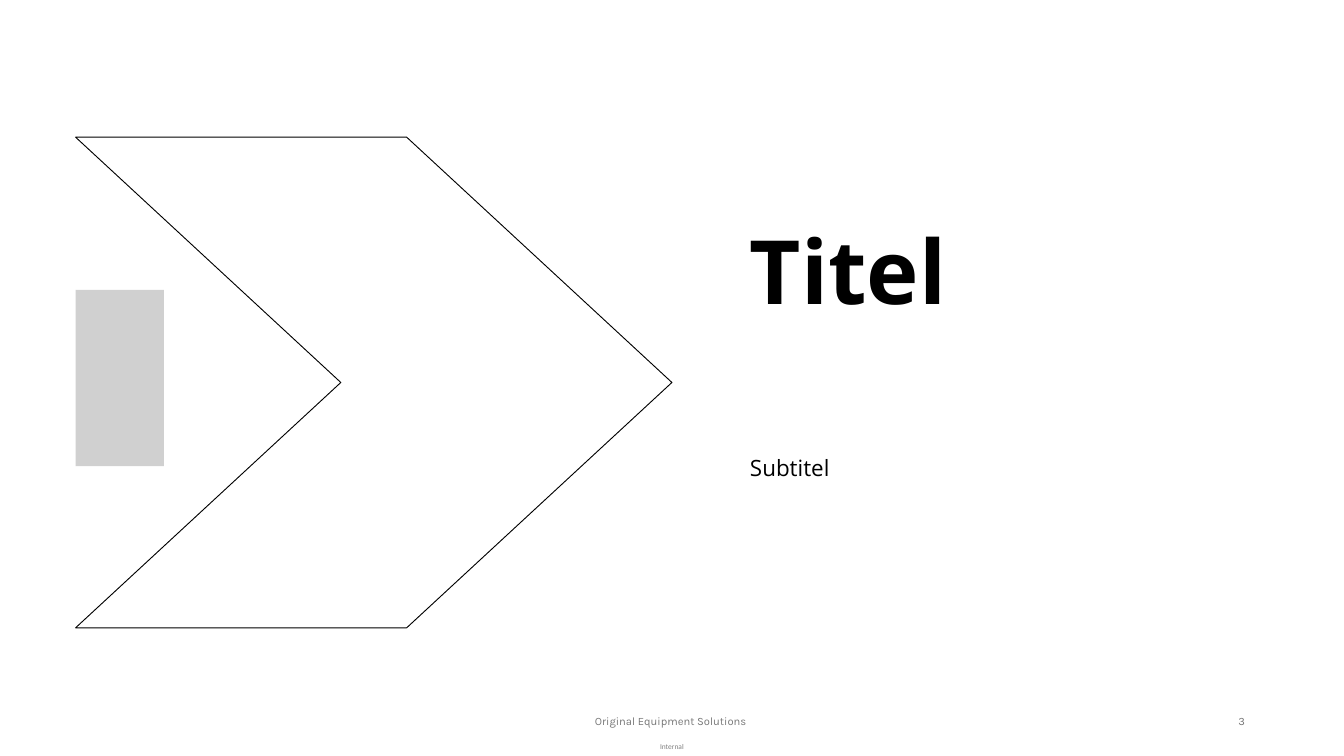
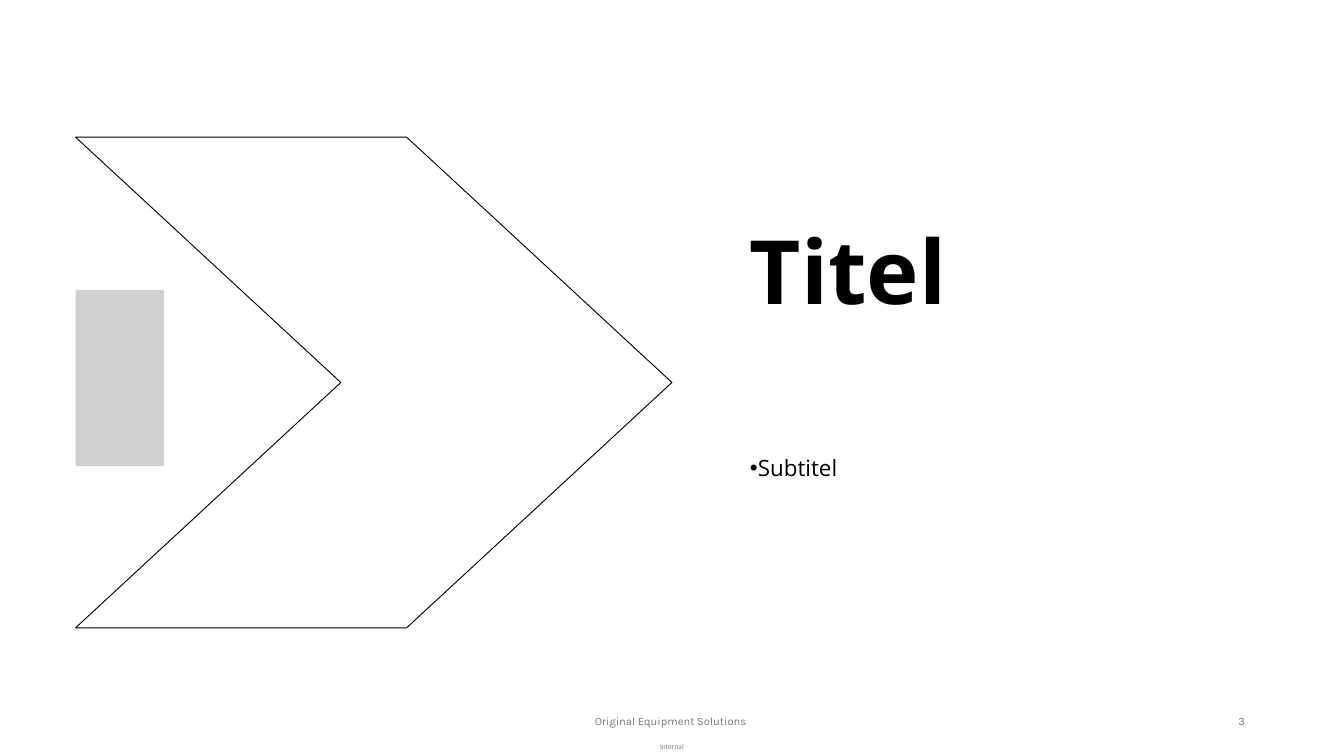
Before and after one commit to jakobgabriel/ppt-transformer, a slide deck: slide 3 of template/Template_Transitionsphase_OESL_fixed.pptx. Drawn at 1344x756 pixels with LibreOffice and Linux fonts; fonts in the diff are those of the drawing; grey boxes stand for pictures; background and template pictures are left out. Boxes give left, top, right and bottom in pixels: in the first picture for what was removed or moved away, otherwise in the second. Text is boxed around its words. In the diff, an @@ line names an element or a change of style, - is before the commit and + after.

```diff
--- a/template/Template_Transitionsphase_OESL_fixed.pptx
+++ b/template/Template_Transitionsphase_OESL_fixed.pptx
@@ subtitle "Subtitel" at box(758, 459, 837, 477): bullet none to • @@
```
Also in this commit, not shown: 3 other slides changed, 1 other file.
